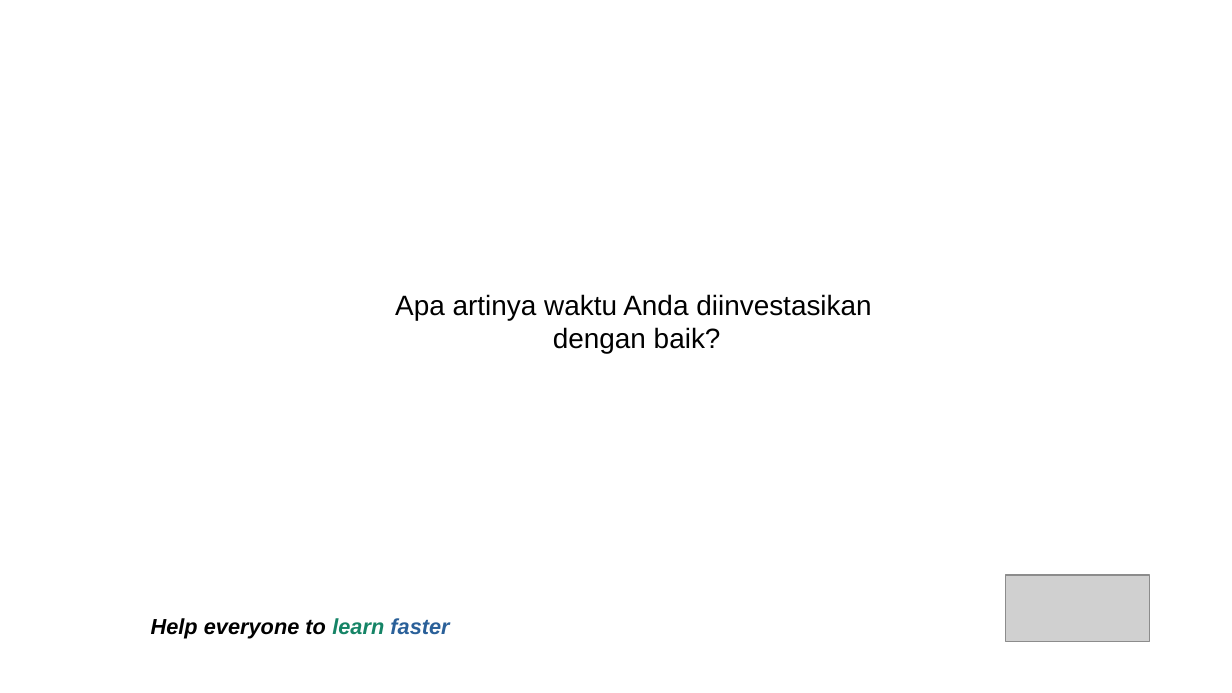
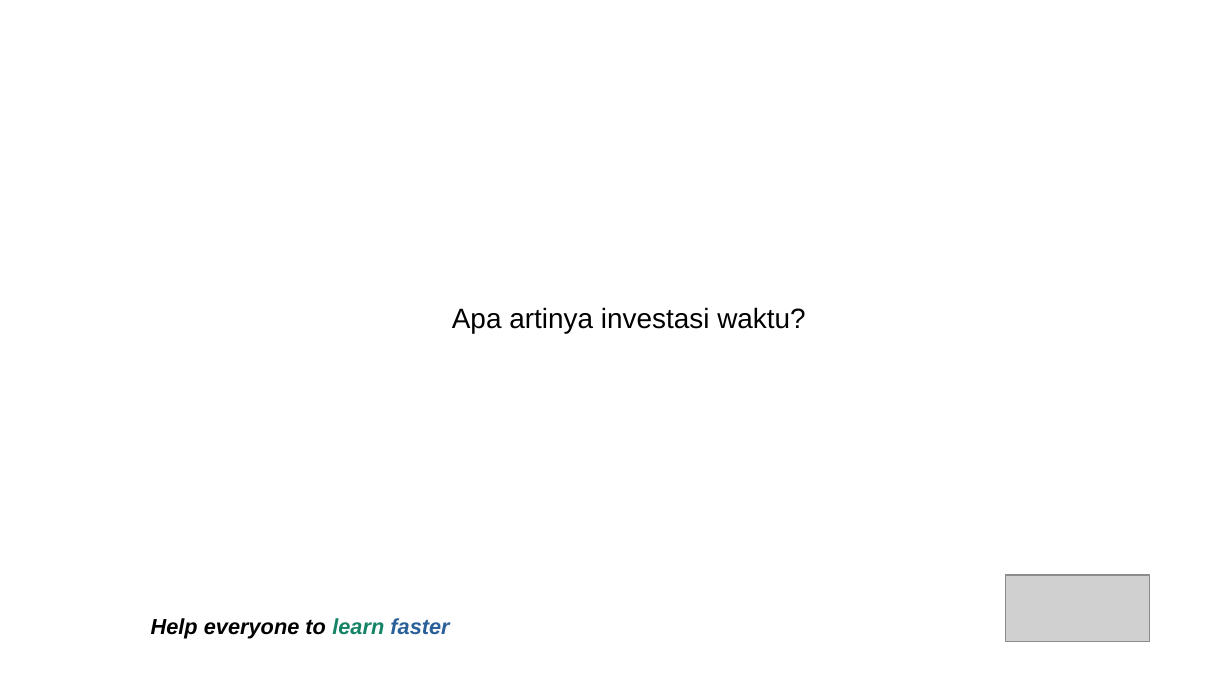
Before and after one commit to jejaksaid/course-flc, a slide deck: slide 10 of Time Management/time-management.pptx. Drawn at 1232x693 pixels with LibreOffice and Linux fonts; fonts in the diff are those of the drawing; grey boxes stand for pictures; background and template pictures are left out. Boxes give left, top, right and bottom in pixels: in the first picture for what was removed or moved away, otherwise in the second. Text is boxed around its words. In the diff, an @@ line names an element or a change of style, - is before the commit and + after.

```diff
--- a/Time Management/time-management.pptx
+++ b/Time Management/time-management.pptx
@@ text at <box>452,307,805,333</box>: text changed @@
-Apa artinya waktu Anda diinvestasikan
-dengan baik?
+Apa artinya investasi waktu?
```
Also in this commit, not shown: 56 other slides changed, 1 slide added, 1 slide removed, 2 other files.
